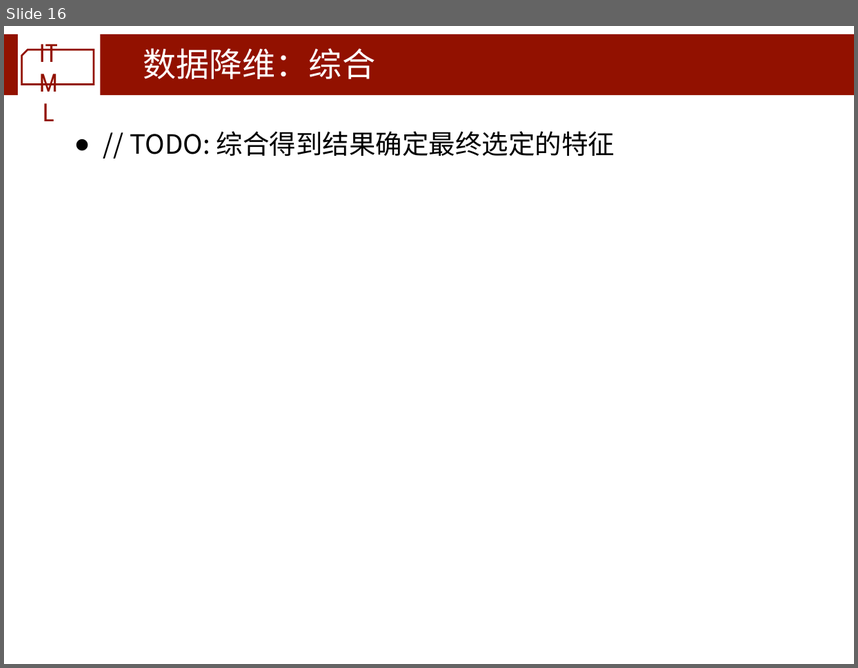
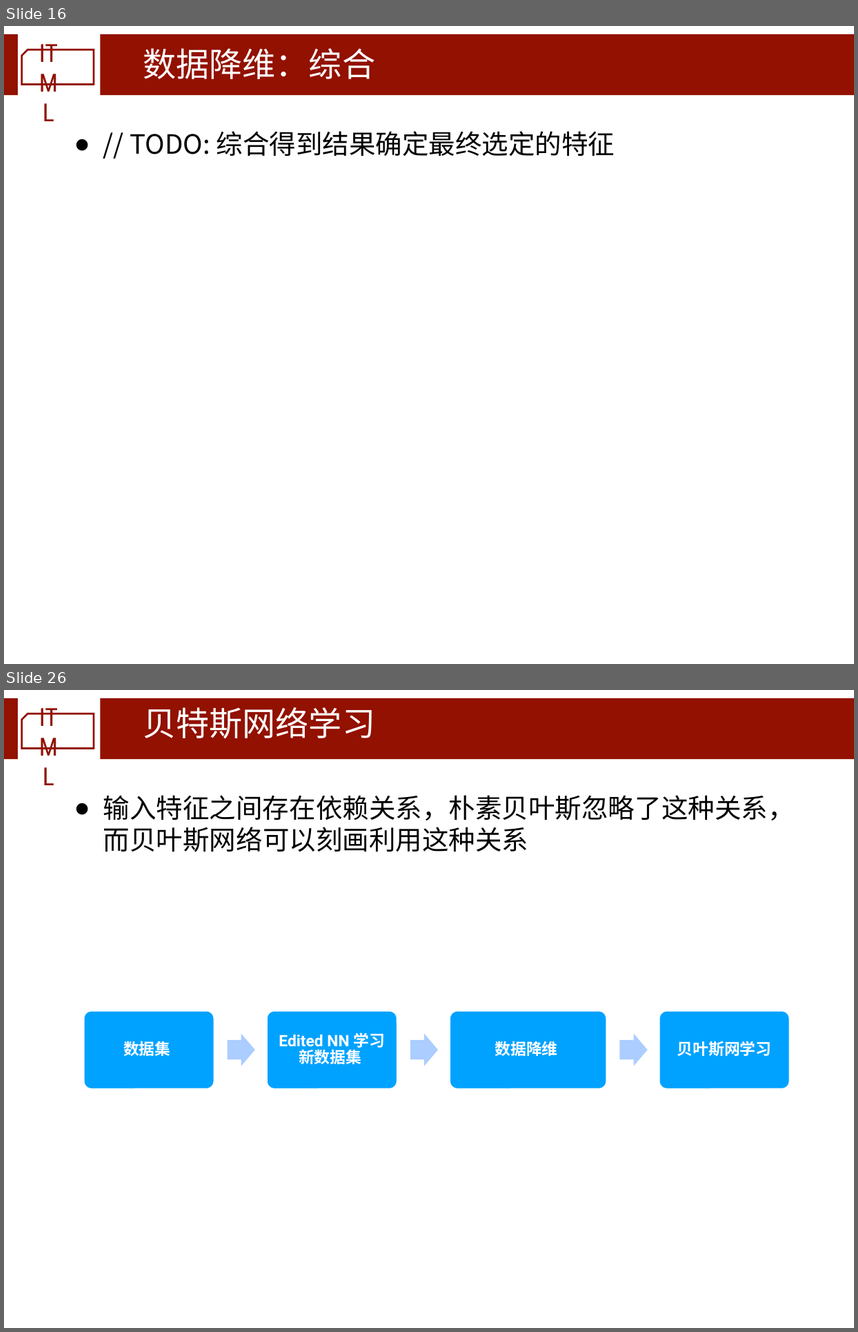
Before and after one commit to zhou-yuhan/Bankrupt-Prediction, a slide deck: 课程项目最终报告.pptx. Shown one above the other, each under a label of ours: slide 16 before the commit, slides 16 and 26 after it; the slides between them are not shown. The pictures are 858x668 and 858x1332 pixels, drawn with LibreOffice and Linux fonts; fonts in the diff are those of the drawing; background and template pictures are left out. Boxes give left, top, right and bottom in pixels: in the first picture for what was removed or moved away, otherwise in the second. Text is boxed around its words. In the diff, an @@ line names an element or a change of style, - is before the commit and + after.

```diff
--- a/课程项目最终报告.pptx
+++ b/课程项目最终报告.pptx
@@ slide 26 added at (4, 690, 854, 1328), background #FFFFFF; not listed: 4 template elements that a slide beside it also shows @@
@@ title added at (143, 707, 376, 739), 40 pt, text #FFFFFF @@
+贝特斯网络学习
@@ text added at (103, 795, 795, 852), 32 pt, text #000000 @@
+● 输入特征之间存在依赖关系，朴素贝叶斯忽略了这种关系，而贝叶斯网络可以刻画利用这种关系
@@ group added at (83, 1010, 790, 1089): 4 rounded rectangles, 4 texts, 3 right arrows @@
+数据集
+Edited NN 学习新数据集
+数据降维
+贝叶斯网学习
```
Also in this commit, not shown: 1 slide changed, 14 other slides added, 4 other files.
